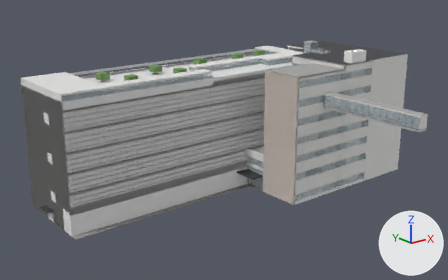
One commit to the Blender file models/buildings/教室棟.blend: the scene before it, then after it.
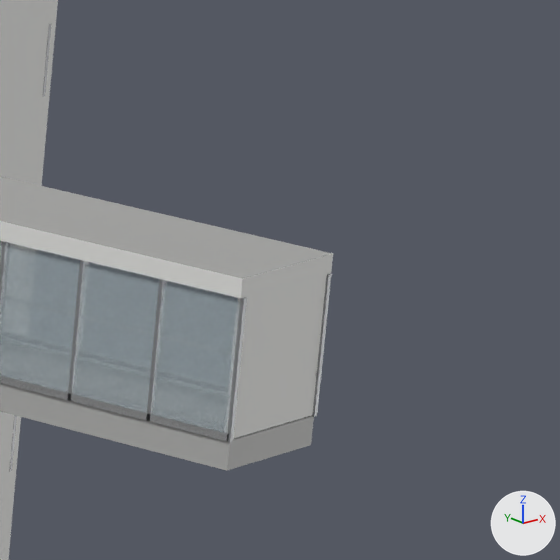
The first picture shows the older version from a 50 mm lens placed at (-98.1, -140.0, 66.4), pointed at (-1.0, -18.7, 17.9). The close-ups show the older and then the newer version on the part from 89% to 100% of the width and 33% to 50% of the height of that picture. Only the edits that show in the close-ups are written down. The axes (+X, +Y, +Z) are drawn at lower right. The lights are the same throughout.

Script lines for the objects in view, before the commit:
```python
ob_研究棟側_6fの渡り廊下 = bpy.data.objects.new('研究棟側_6Fの渡り廊下', me_研究棟側_6fの渡り廊下)
ob_研究棟側_6fの渡り廊下.location = (0.0, 0.0, 0.0)
ob_研究棟側_曲がり角_外壁 = bpy.data.objects.new('研究棟側_曲がり角_外壁', me_研究棟側_曲がり角_外壁)
ob_研究棟側_曲がり角_外壁.location = (0.0, 0.0, 0.0)
```
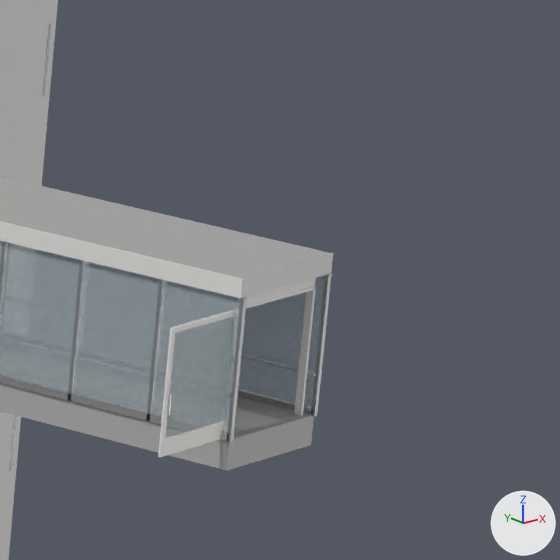
Diff of the bpy script that builds the scene:
```diff
--- a/models/buildings/教室棟.blend.py
+++ b/models/buildings/教室棟.blend.py
@@ me_研究棟側_6fの渡り廊下 @@
 # used by ob_研究棟側_6fの渡り廊下; location = (0.0, 0.0, 0.0)
-me_研究棟側_6fの渡り廊下.from_pydata(...)  # 560 vertices, 438 faces; spans x 22.4..25.4, y -61.0..-31.3, z 25.4..29.3
+me_研究棟側_6fの渡り廊下.from_pydata(...)  # 552 vertices, 432 faces; spans x 20.5..25.4, y -61.0..-31.3, z 25.4..29.3
+# me_研究棟側_6fの渡り廊下 part 1: the loose piece of 8 vertices spanning x 22.5..25.3, y -61.0..-60.9, z 26.0..28.9 is deleted
+# me_研究棟側_6fの渡り廊下 part 2: 32 vertices moved from x 22.9..25.0, y -60.9..-60.7, z 26.0..28.6 to x 20.5..22.6, y -60.9..-60.7, z 26.0..28.6
+# other edits to the shape of me_研究棟側_6fの渡り廊下 do not show in these pictures
 me_研究棟側_6fの渡り廊下.materials.append(mat_教室棟内装_床の裏)
```

Pixel boxes [x1, y1, x2, y2] of what changed, in the close-ups (560 x 560 px; the box of a moved part takes in the faces that stretch with it):
part 1 of me_研究棟側_6fの渡り廊下, deleted: before [233, 275, 327, 439]
part 2 of me_研究棟側_6fの渡り廊下, moved or reshaped (not visible before): after [158, 310, 234, 457]
